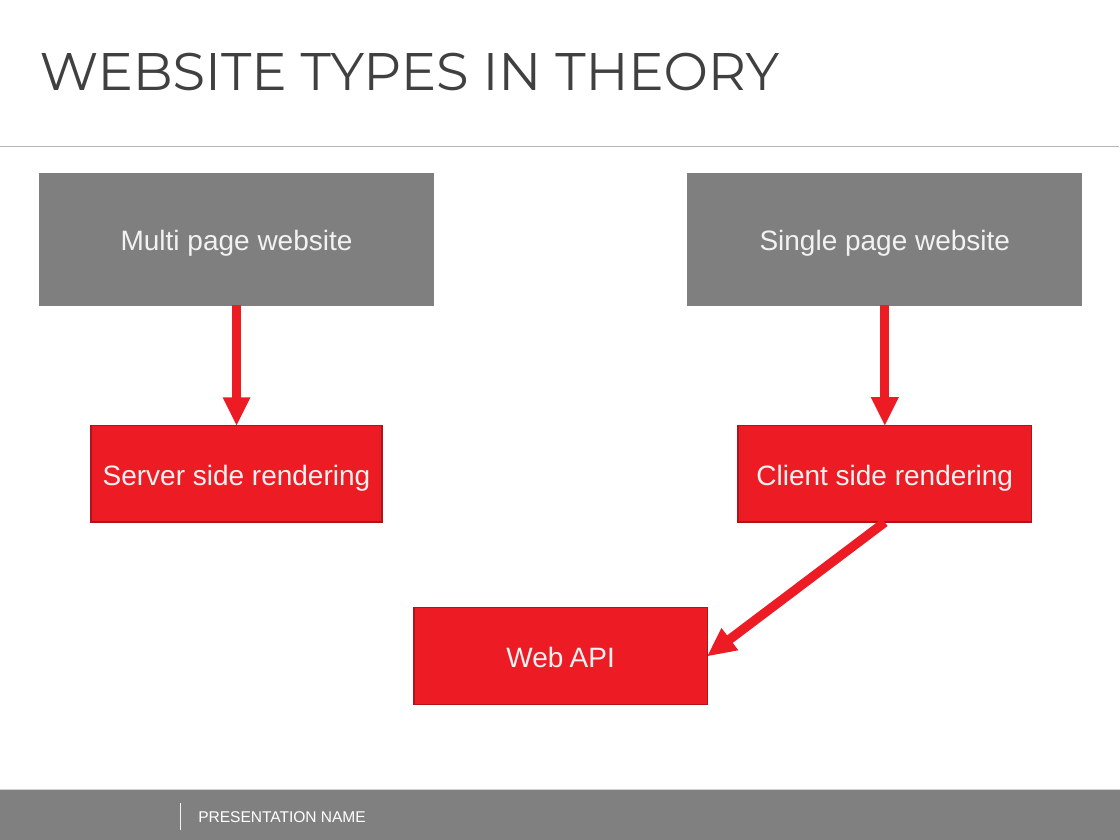
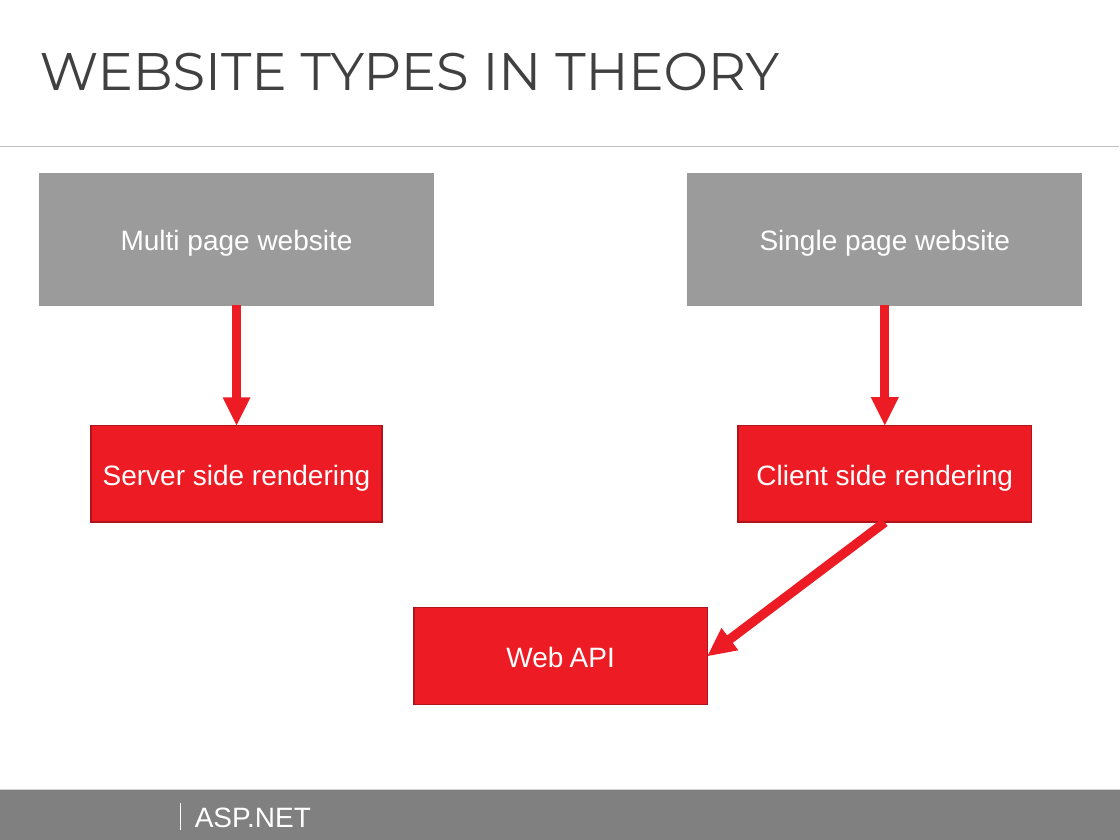
Before and after one commit to AndreiShenets/ASP.NET-Lectures, a slide deck: slide 13 of docs/ASP.NET - iTechArt 2018.pptx. Drawn at 1120x840 pixels with LibreOffice and Linux fonts; fonts in the diff are those of the drawing; background and template pictures are left out. Boxes give left, top, right and bottom in pixels: in the first picture for what was removed or moved away, otherwise in the second. Text is boxed around its words. In the diff, an @@ line names an element or a change of style, - is before the commit and + after.

```diff
--- a/docs/ASP.NET - iTechArt 2018.pptx
+++ b/docs/ASP.NET - iTechArt 2018.pptx
@@ rectangle "Multi page website" at [39, 174, 433, 305]: text colour #F2F2F2 to #FFFFFF; fill #7F7F7F to #9B9B9B; outline #7F7F7F 1 pt to #9B9B9B 1 pt @@
@@ rectangle "Single page website" at [688, 174, 1082, 305]: text colour #F2F2F2 to #FFFFFF; fill #7F7F7F to #9B9B9B; outline #7F7F7F 1 pt to #9B9B9B 1 pt @@
@@ text added at [195, 807, 311, 827], 18 pt, text #FFFFFF @@
+ASP.NET
@@ text removed at [198, 811, 366, 822] @@
-PRESENTATION NAME
```
Also in this commit, not shown: 80 other slides changed, 2 other files.
